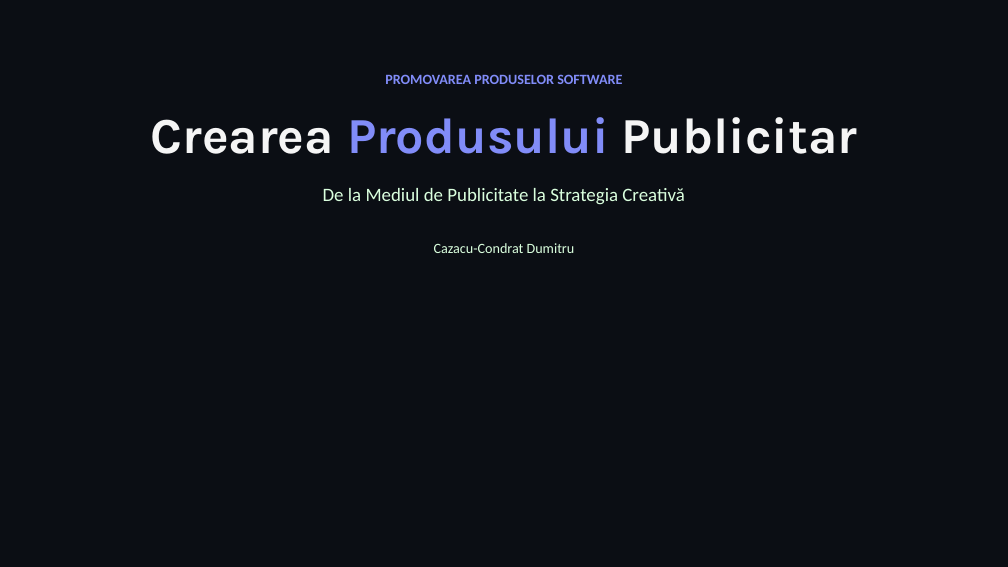
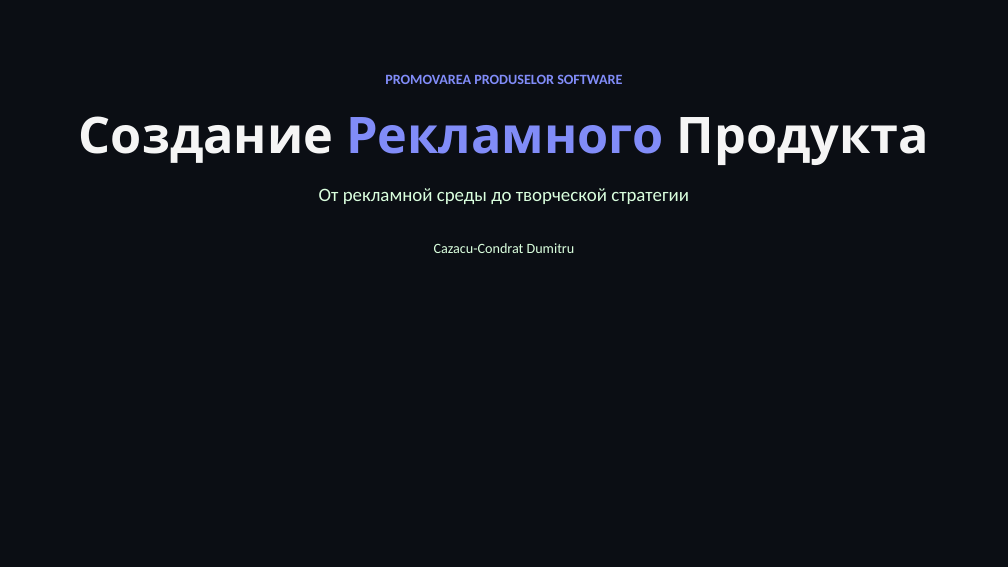
Before and after one commit to Cazacu-Condrat-Dumitru/LucruBackup1, a slide deck: slide 1 of PromovareSoftwareLesson4.pptx. Drawn at 1008x567 pixels with LibreOffice and Linux fonts; fonts in the diff are those of the drawing; background and template pictures are left out. Boxes give left, top, right and bottom in pixels: in the first picture for what was removed or moved away, otherwise in the second. Text is boxed around its words. In the diff, an @@ line names an element or a change of style, - is before the commit and + after.

```diff
--- a/PromovareSoftwareLesson4.pptx
+++ b/PromovareSoftwareLesson4.pptx
@@ text at <box>79,116,929,165</box>: text changed @@
-Crearea Produsului Publicitar
+Создание Рекламного Продукта
@@ text at <box>319,188,689,204</box>: text changed @@
-De la Mediul de Publicitate la Strategia Creativă
+От рекламной среды до творческой стратегии
```
Also in this commit, not shown: 14 other slides changed, 13 slides added, 13 slides removed.
